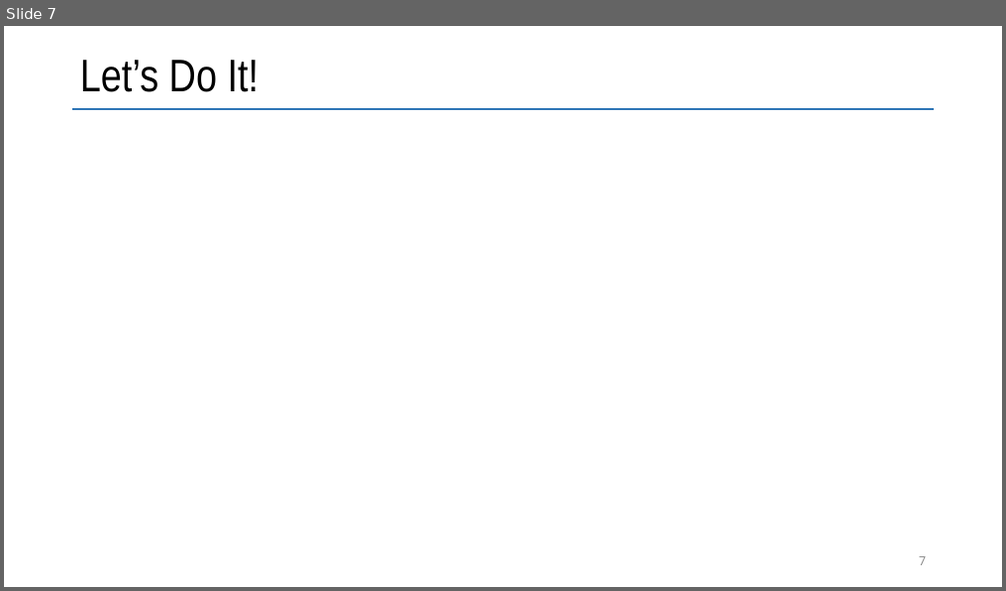
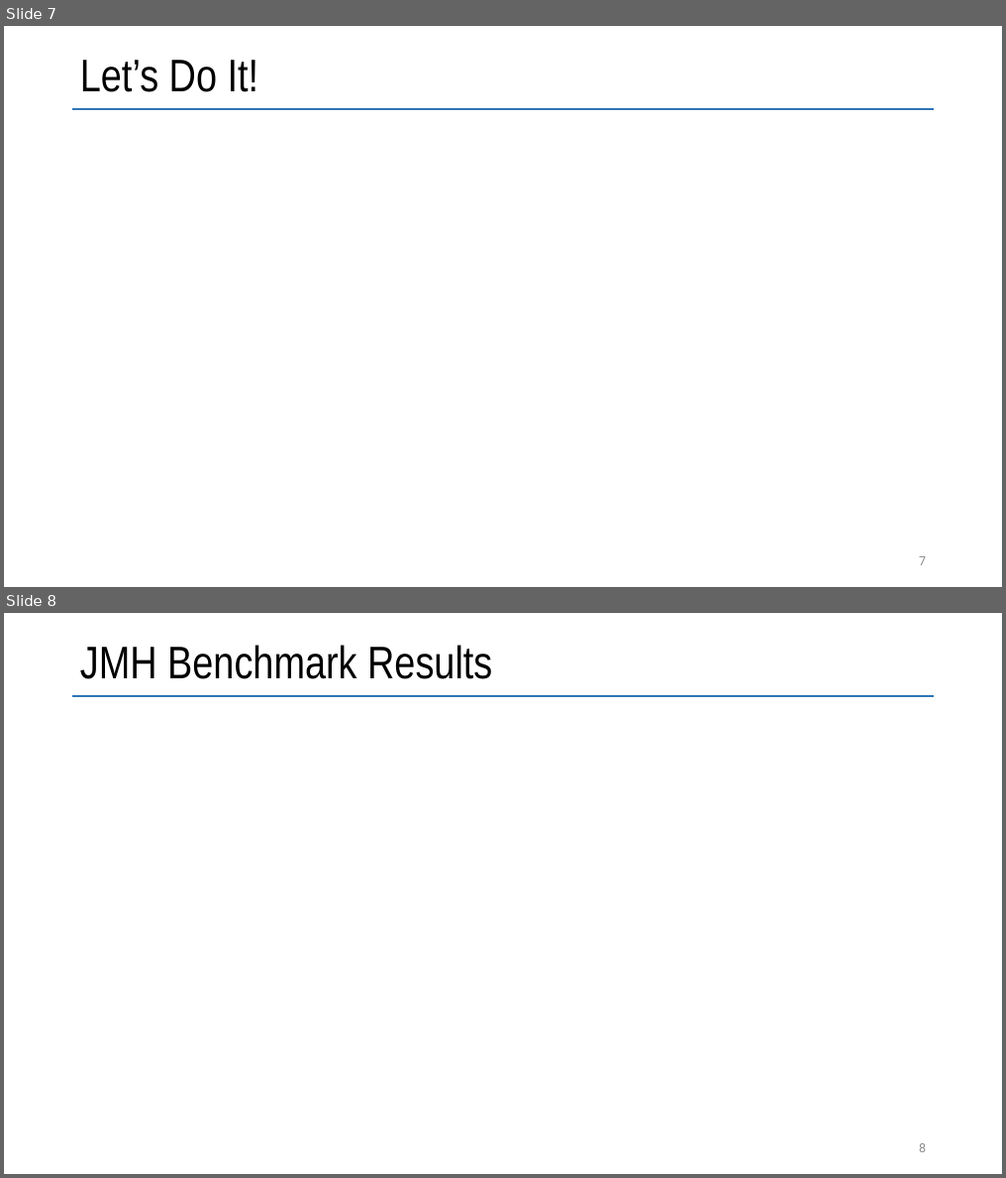
Before and after one commit to vmzakharov/refactor-to-ec, a slide deck: docs/RefactorToEcIntro.pptx. Shown one above the other, each under a label of ours: slide 7 before the commit, slides 7 and 8 after it. The pictures are 1006x591 and 1006x1178 pixels, drawn with LibreOffice and Linux fonts; fonts in the diff are those of the drawing. Boxes give left, top, right and bottom in pixels: in the first picture for what was removed or moved away, otherwise in the second. Text is boxed around its words. In the diff, an @@ line names an element or a change of style, - is before the commit and + after.

```diff
--- a/docs/RefactorToEcIntro.pptx
+++ b/docs/RefactorToEcIntro.pptx
@@ slide 8 added at box(4, 613, 1002, 1174), background #FFFFFF; not listed: 1 template element that a slide beside it also shows @@
@@ title added at box(80, 645, 492, 679), 44 pt, text #000000 @@
+JMH Benchmark Results
@@ page number added at box(919, 1144, 926, 1153), 12 pt, text #8C8C8C @@
+8
```
Also in this commit, not shown: 3 slides changed, 1 other slide added, 2 slides removed, 2 other files.
